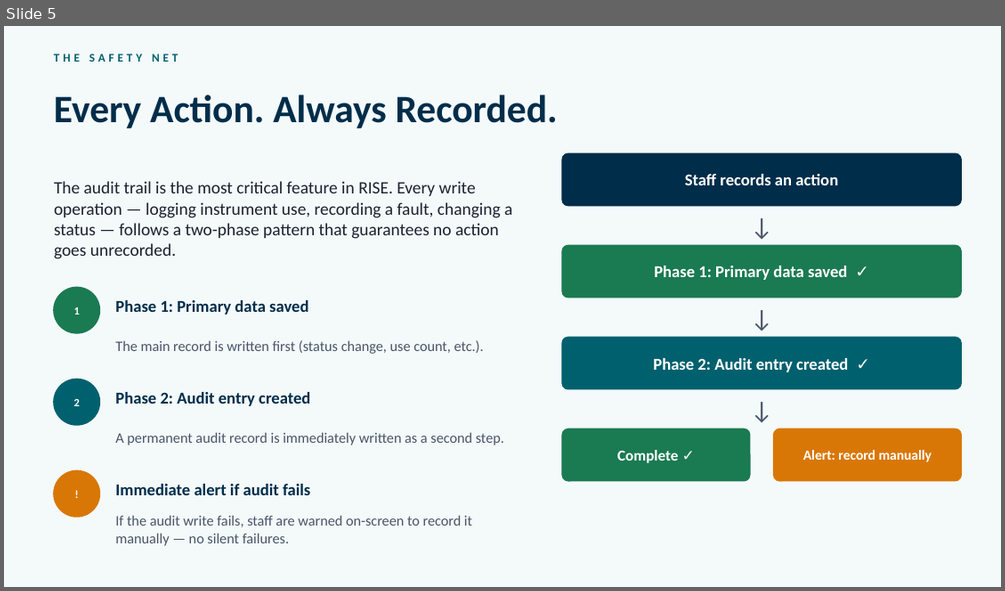
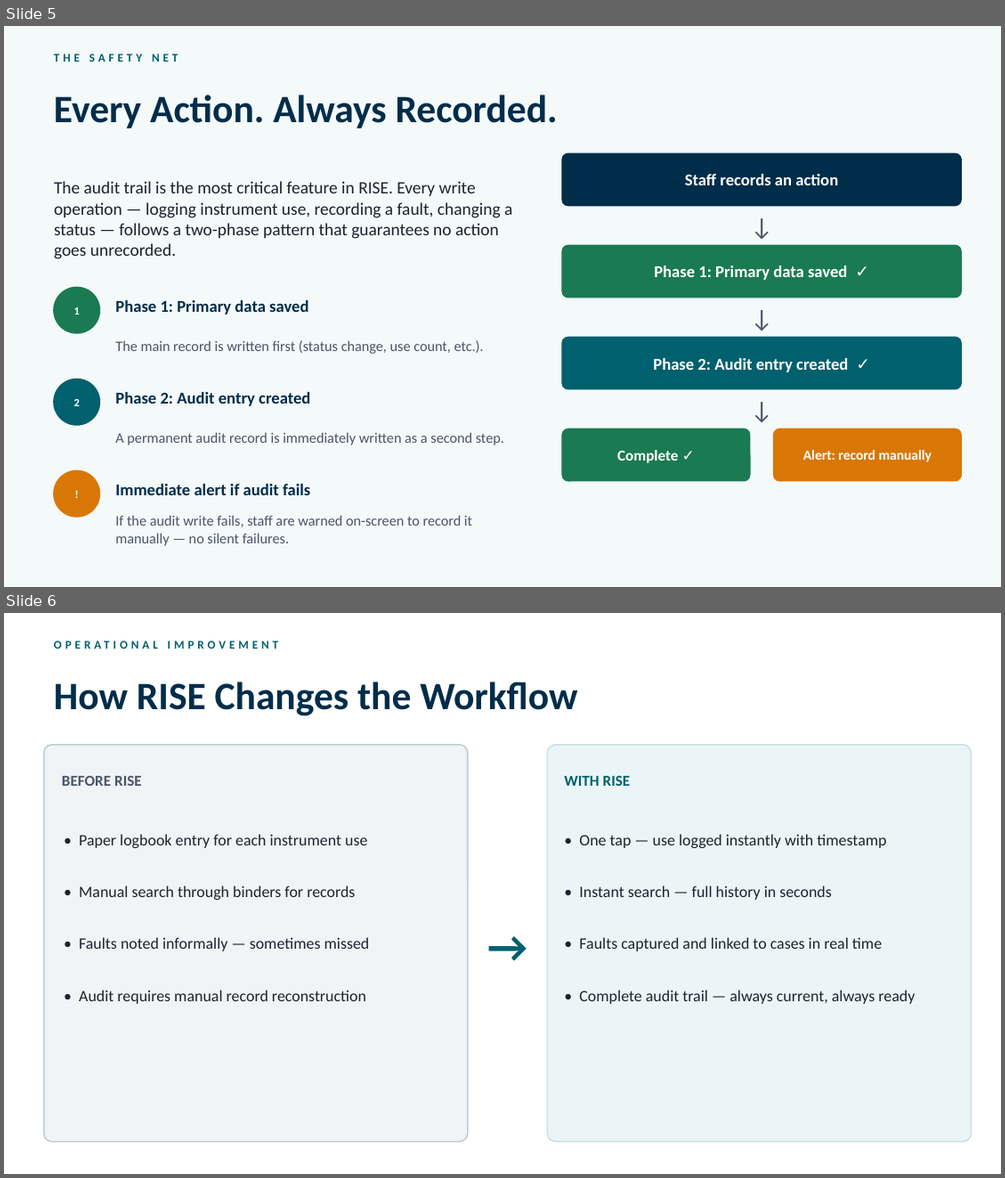
Before and after one commit to JimLTC/robotic-tracker, a slide deck: RISE_Presentation.pptx. Shown one above the other, each under a label of ours: slide 5 before the commit, slides 5 and 6 after it. The pictures are 1005x591 and 1005x1178 pixels, drawn with LibreOffice and Linux fonts; fonts in the diff are those of the drawing. Boxes give left, top, right and bottom in pixels: in the first picture for what was removed or moved away, otherwise in the second. Text is boxed around its words. In the diff, an @@ line names an element or a change of style, - is before the commit and + after.

```diff
--- a/RISE_Presentation.pptx
+++ b/RISE_Presentation.pptx
@@ slide 6 added at bbox=[4, 613, 1001, 1174], background #FFFFFF @@
@@ text added at bbox=[54, 633, 652, 655], 8.5 pt, text #00606E, bold @@
+OPERATIONAL IMPROVEMENT
@@ text added at bbox=[54, 682, 577, 716], 28 pt, text #002D4A, bold @@
+How RISE Changes the Workflow
@@ rounded rectangle added at bbox=[44, 745, 468, 1142], fill #F0F4F6, outline #C0CDD2 1 pt @@
@@ rounded rectangle added at bbox=[547, 745, 971, 1142], fill #EBF5F7, outline #C8E0E6 1 pt @@
@@ text added at bbox=[62, 776, 142, 786], 11 pt, text #4A5568, bold @@
+BEFORE RISE
@@ text added at bbox=[564, 775, 631, 786], 11 pt, text #00606E, bold @@
+WITH RISE
@@ text added at bbox=[79, 834, 367, 848], 11.5 pt, text #1C2230 @@
+• Paper logbook entry for each instrument use
@@ text added at bbox=[579, 834, 886, 848], 11.5 pt, text #1C2230 @@
+• One tap — use logged instantly with timestamp
@@ text added at bbox=[79, 885, 355, 900], 11.5 pt, text #1C2230 @@
+• Manual search through binders for records
@@ text added at bbox=[579, 885, 832, 900], 11.5 pt, text #1C2230 @@
+• Instant search — full history in seconds
@@ text added at bbox=[475, 912, 541, 977], 32 pt, text #00606E, bold @@
+→
@@ text added at bbox=[79, 937, 370, 951], 11.5 pt, text #1C2230 @@
+• Faults noted informally — sometimes missed
@@ text added at bbox=[579, 937, 882, 951], 11.5 pt, text #1C2230 @@
+• Faults captured and linked to cases in real time
@@ text added at bbox=[79, 989, 366, 1004], 11.5 pt, text #1C2230 @@
+• Audit requires manual record reconstruction
@@ text added at bbox=[579, 989, 914, 1004], 11.5 pt, text #1C2230 @@
+• Complete audit trail — always current, always ready
```
Also in this commit, not shown: 4 slides changed, 1 other slide added, 1 slide removed, 1 other file.
